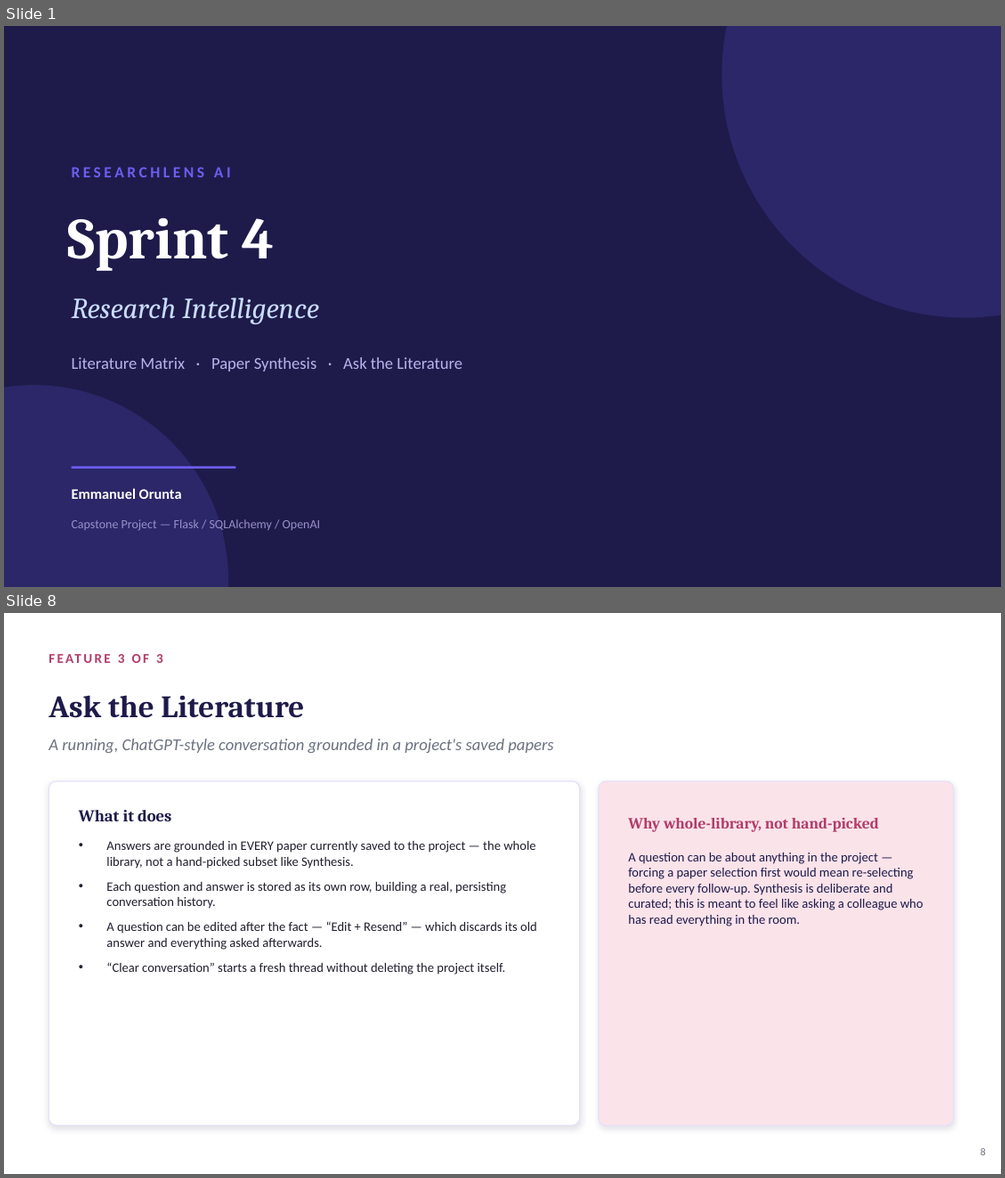
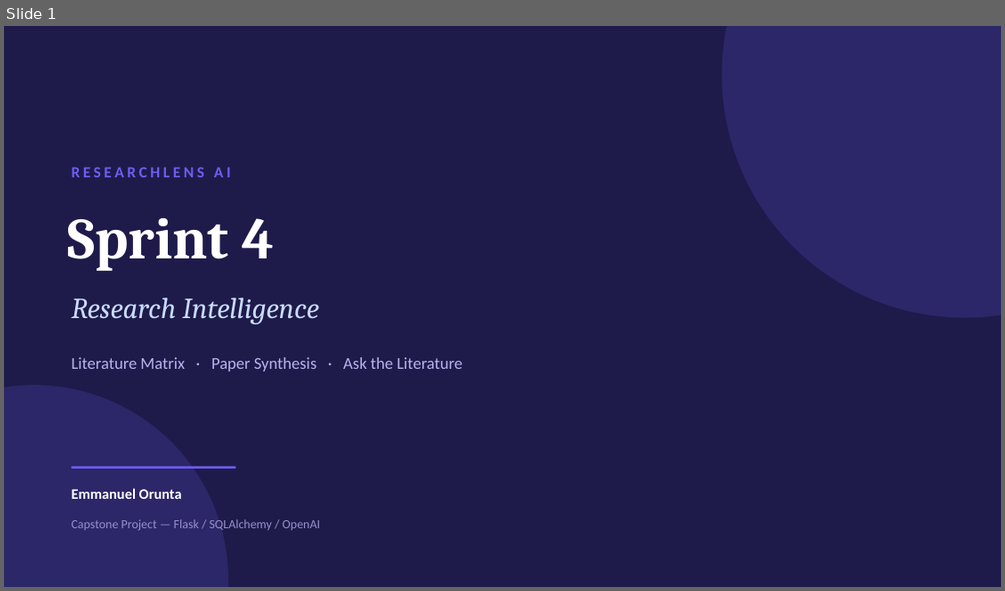
Before and after one commit to EmmanuelOrunta/researchlens-ai, a slide deck: presentations/ResearchLens_AI_Sprint4_Update.pptx. Shown one above the other, each under a label of ours: slides 1 and 8 before the commit, slide 1 after it; the slides between them are not shown. The pictures are 1005x1178 and 1005x591 pixels, drawn with LibreOffice and Linux fonts; fonts in the diff are those of the drawing. Boxes give left, top, right and bottom in pixels: in the first picture for what was removed or moved away, otherwise in the second. Text is boxed around its words. In the diff, an @@ line names an element or a change of style, - is before the commit and + after.

```diff
--- a/presentations/ResearchLens_AI_Sprint4_Update.pptx
+++ b/presentations/ResearchLens_AI_Sprint4_Update.pptx
@@ slide 8 removed at [4,613,1001,1174], background #FFFFFF @@
@@ text removed at [118,654,163,663] @@
-FEATURE 3 OF 3
@@ text removed at [48,695,304,718] @@
-Ask the Literature
@@ text removed at [48,738,553,753] @@
-A running, ChatGPT-style conversation grounded in a project's saved papers
@@ rounded rectangle removed at [48,781,580,1126] @@
@@ rounded rectangle removed at [599,781,954,1126] @@
@@ text removed at [79,810,171,821] @@
-What it does
@@ text removed at [628,818,879,832] @@
-Why whole-library, not hand-picked
@@ text removed at [106,841,537,974] @@
-• Answers are grounded in EVERY paper currently saved to the project — the whole library, not a hand-picked subset like Synthesis.
-• Each question and answer is stored as its own row, building a real, persisting conversation history.
-• A question can be edited after the fact — “Edit + Resend” — which discards its old answer and everything asked afterwards.
-• “Clear conversation” starts a fresh thread without deleting the project itself.
@@ text removed at [628,852,923,926] @@
-A question can be about anything in the project — forcing a paper selection first would mean re-selecting before every follow-up. Synthesis is deliberate and curated; this is meant to feel like asking a colleague who has read everything in the room.
@@ text removed at [980,1148,986,1155] @@
-8
```
Also in this commit, not shown: 2 slides changed, 3 slides added, 9 other slides removed.
